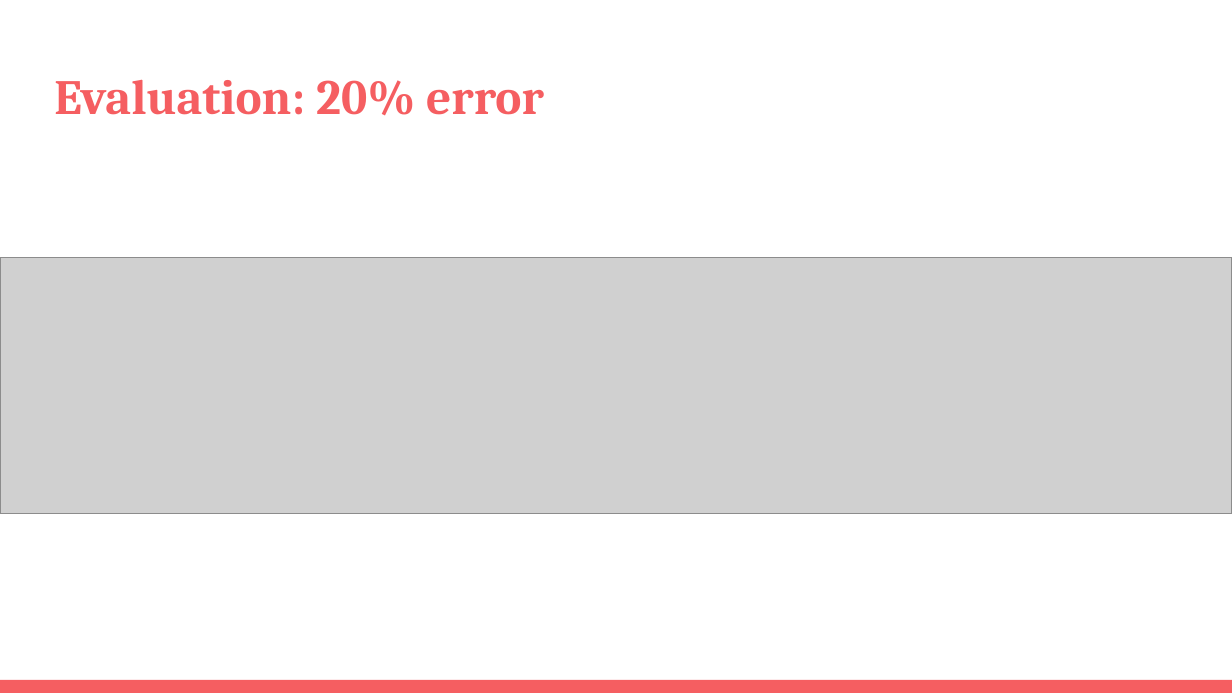
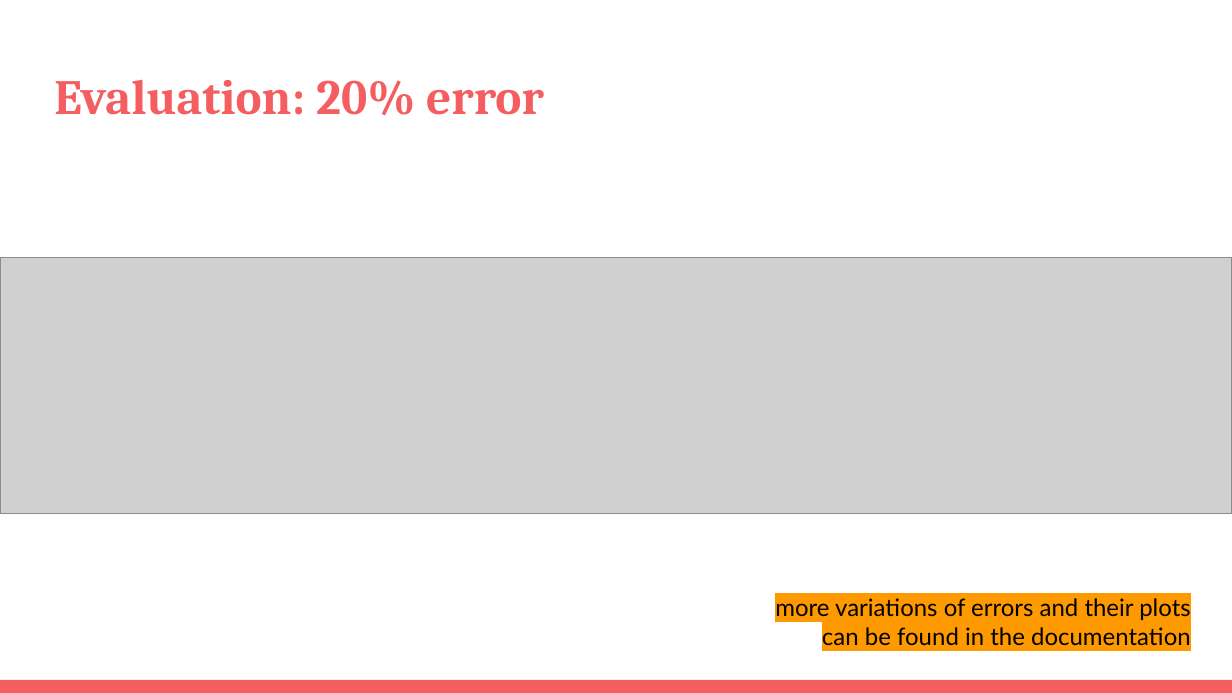
Before and after one commit to tomaskender/approx, a slide deck: slide 9 of Reduction of multiplier circuits.pptx. Drawn at 1232x693 pixels with LibreOffice and Linux fonts; fonts in the diff are those of the drawing; grey boxes stand for pictures. Boxes give left, top, right and bottom in pixels: in the first picture for what was removed or moved away, otherwise in the second. Text is boxed around its words. In the diff, an @@ line names an element or a change of style, - is before the commit and + after.

```diff
--- a/Reduction of multiplier circuits.pptx
+++ b/Reduction of multiplier circuits.pptx
@@ text added at [775, 598, 1191, 645], 14 pt, text #000000 @@
+more variations of errors and their plots can be found in the documentation
```
Also in this commit, not shown: 3 other slides changed, 1 slide added.
